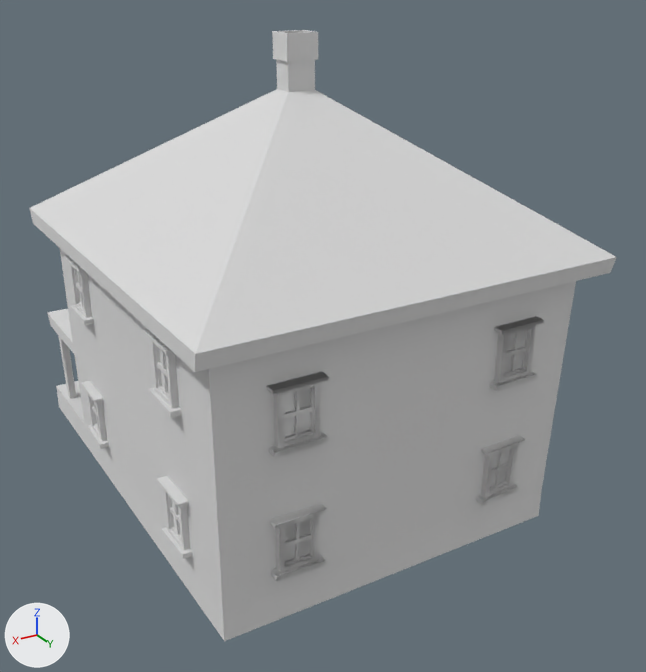
The glTF model src/objects/House.gltf as it was, and as the next commit left it.
Rendered twice from a camera (50 mm lens) standing at (1.25, 2.22, 1.61) and looking at (-0.1, -0.03, 0.49). The axes (+X, +Y, +Z) are drawn at lower left. The lights are the same throughout. Where no turn or scale is listed for an object, it has been applied to the vertices. Vertices at the same position are counted once.

Objects in the first picture: 'House1'.
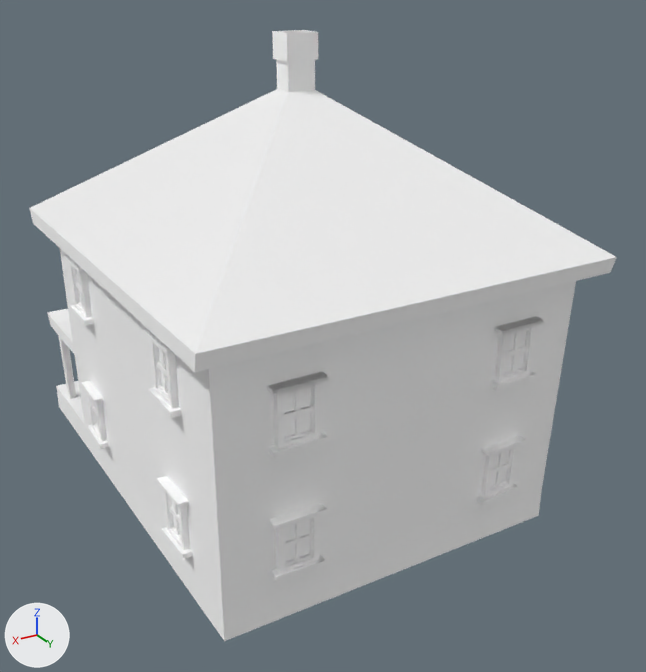
Where the newer file only moved an object's origin or applied its transform, the numbers keep the older frame.

What differs and where, as boxes (x1, y1, x2, y2) in the pictures (646 x 672 px; the box of a moved part takes in the faces that stretch with it):
'House1', recoloured, surface changed (grey to white)
    both: (30, 30, 617, 641)
part 1 of me_house1, moved or reshaped
    both: (485, 328, 531, 498)
part 2 of me_house1, moved or reshaped
    before: (153, 343, 319, 567)
    after: (153, 343, 319, 572)
part 3 of me_house1, moved or reshaped
    both: (71, 266, 102, 441)

What the commit changed:
Material 'Texture' (mat_texture) changes colour from white #e7e7e7 to white #ffffff; in linear values from (0.8, 0.8, 0.8) to (1.0, 1.0, 1.0).
me_house1 has 2147 vertices, 4282 faces and spans x -0.61..0.61, y -1.06..0.66, z 0.0..1.41.
me_house1 is used by ob_house1; location (0.0, 0.0, 0.0).
me_house1 part 1: 121 vertices moved within x -0.56..-0.29, y 0.28..0.59, z 0.18..0.73.
me_house1 part 2: 120 vertices moved within x 0.29..0.56, y 0.28..0.59, z 0.18..0.73.
me_house1 part 3: 76 vertices moved within x 0.25..0.56, y -0.59..-0.31, z 0.18..0.73.
